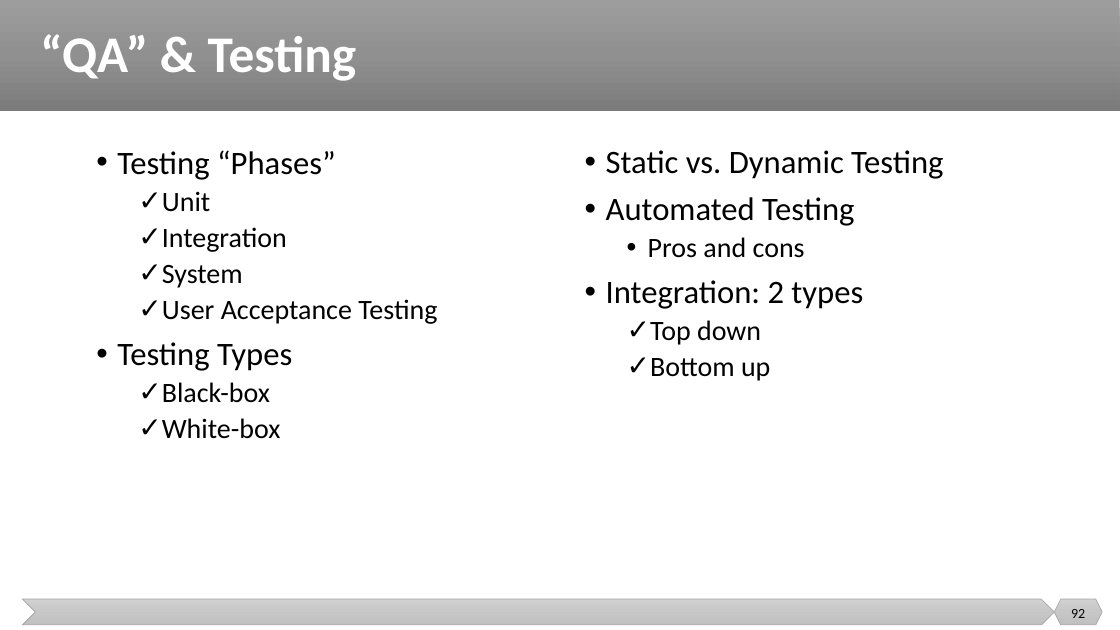
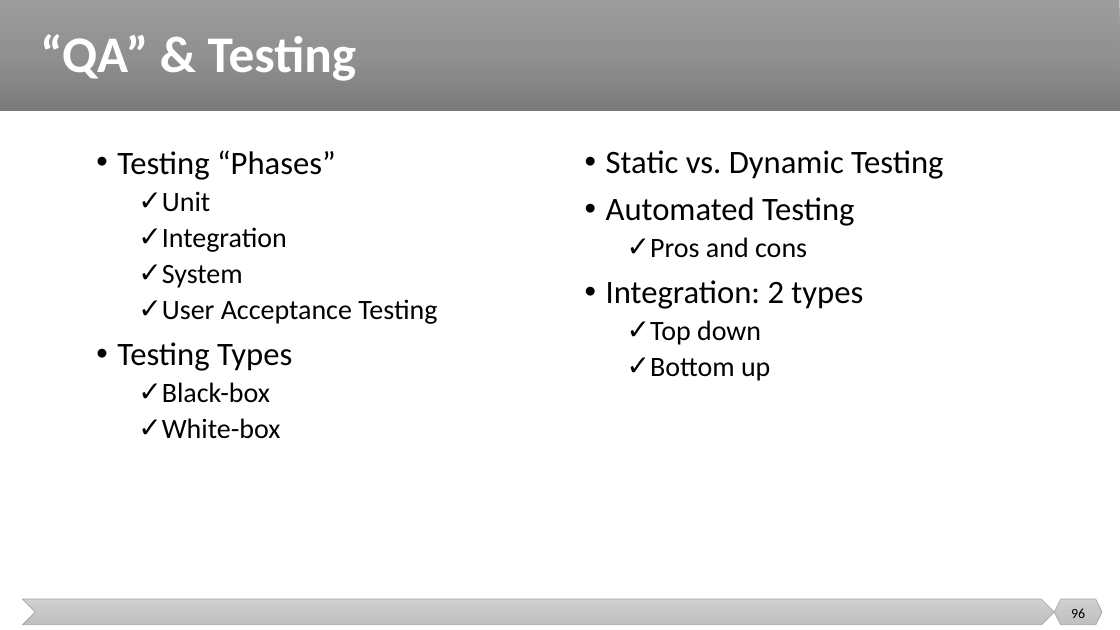
Before and after one commit to malenezi/malenezi, a slide deck: slide 96 of SE401/Lectures/9-Testing Metrics and Tools/Testing Metrics and Tools.pptx (slide 92 before the commit). Drawn at 1120x630 pixels with LibreOffice and Linux fonts; fonts in the diff are those of the drawing. Boxes give left, top, right and bottom in pixels: in the first picture for what was removed or moved away, otherwise in the second. Text is boxed around its words. In the diff, an @@ line names an element or a change of style, - is before the commit and + after.

```diff
--- a/SE401/Lectures/9-Testing Metrics and Tools/Testing Metrics and Tools.pptx
+++ b/SE401/Lectures/9-Testing Metrics and Tools/Testing Metrics and Tools.pptx
@@ text at (650,237,807,258): bullet • to ✓ @@
@@ page number at (1071,608,1085,618): text changed @@
-92
+96
```
Also in this commit, not shown: 37 other slides changed, 6 slides added, 3 slides removed.
